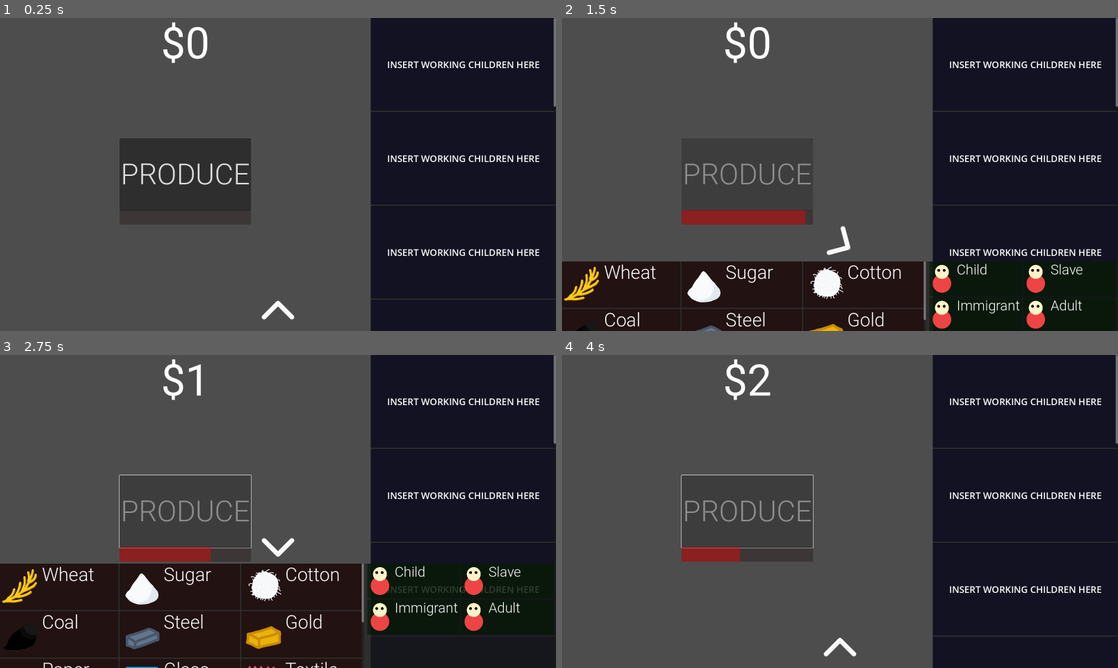
Above: before the commit, frames 1-4 (two rows, left to right).
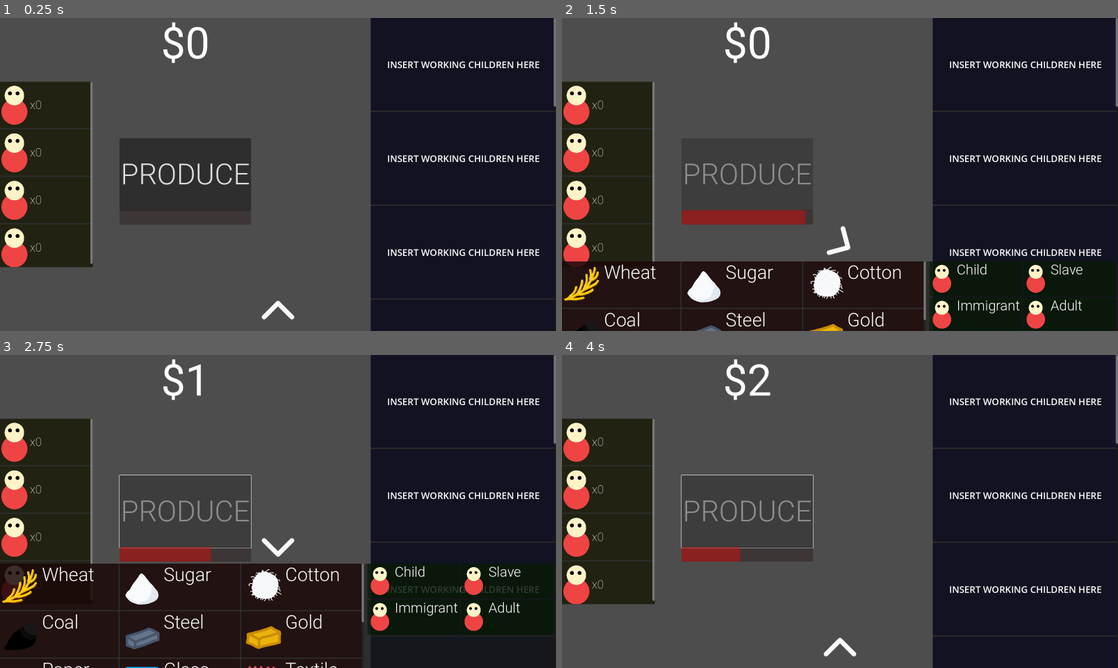
Above: after the commit, the same moments.

Repository: LowBudgetGameDev/Industrial-Revolution-Game
Game: Godot game, scene res://Scenes/Game_Scene.tscn
Two runs of this game, one before a commit and one after it. Both use one fixed random seed, a clock stepped at 60 frames per second and the inputs below.
Inputs (mouse positions are in pixels of both pictures, inside the frame that each line leads up to):
- Up to frame 1 (0.25 s): no input
- Up to frame 2 (1.5 s): click "PRODUCE" at 0.5 s; click (840, 312) at 1.25 s
- Up to frame 3 (2.75 s): click "PRODUCE" at 2 s
- Up to frame 4 (4 s): click (840, 545) at 2.75 s; click "PRODUCE" at 3.5 s

The runs differ from the first frame. In frame 1, 9.8% of the frame differs, in the area x 0-17%, y 20-80%; in frame 2, 9.5%; in frame 3, 7.9%; in frame 4, 9.8%.

Commit message:
made a menu to show how many of each person is currently hired but not working.

Diff:
--- /dev/null
+++ b/Scenes/HiredWorkersUI.tscn
@@ -0,0 +1,53 @@
+[gd_scene load_steps=4 format=3 uid="uid://cfh2si13l22lg"]
+
+[ext_resource type="PackedScene" uid="uid://bpx3he5kcmckm" path="res://Scenes/Human.tscn" id="1_63tl2"]
+[ext_resource type="Script" path="res://Scripts/HiredWorkerUI.gd" id="1_s0t40"]
+[ext_resource type="FontFile" uid="uid://bl1qtcrket7xy" path="res://Fonts/Roboto-Thin.ttf" id="2_5r4jb"]
+
+[node name="HiredWorkerUI" type="Control" node_paths=PackedStringArray("amount_text")]
+custom_minimum_size = Vector2(320, 160)
+layout_mode = 3
+anchors_preset = 15
+anchor_right = 1.0
+anchor_bottom = 1.0
+offset_right = -2880.0
+offset_bottom = -1620.0
+grow_horizontal = 2
+grow_vertical = 2
+script = ExtResource("1_s0t40")
+amount_text = NodePath("AmountText")
+
+[node name="Background" type="Panel" parent="."]
+self_modulate = Color(1, 1, 0, 1)
+layout_mode = 1
+anchors_preset = 15
+anchor_right = 1.0
+anchor_bottom = 1.0
+grow_horizontal = 2
+grow_vertical = 2
+
+[node name="Human" parent="." instance=ExtResource("1_63tl2")]
+layout_mode = 1
+offset_left = 5.0
+offset_top = 14.0
+offset_right = -59.0
+offset_bottom = 238.0
+scale = Vector2(0.35, 0.35)
+
+[node name="AmountText" type="RichTextLabel" parent="."]
+layout_mode = 1
+anchors_preset = 6
+anchor_left = 1.0
+anchor_top = 0.5
+anchor_right = 1.0
+anchor_bottom = 0.5
+offset_left = -217.0
+offset_top = -24.0
+offset_bottom = 24.0
+grow_horizontal = 0
+grow_vertical = 2
+theme_override_fonts/normal_font = ExtResource("2_5r4jb")
+theme_override_font_sizes/normal_font_size = 40
+text = "x999999999"
+fit_content = true
+autowrap_mode = 0
--- a/Scenes/MarketWorkerUI.tscn
+++ b/Scenes/MarketWorkerUI.tscn
@@ -4,7 +4,7 @@
 [ext_resource type="Script" path="res://Scripts/MarketWorkerUI.gd" id="1_t6bqr"]
 [ext_resource type="FontFile" uid="uid://dtxa1ss1665cq" path="res://Fonts/Roboto-Light.ttf" id="2_lavk4"]
 
-[node name="MarketWorkerUI" type="Control" node_paths=PackedStringArray("workerNameText")]
+[node name="MarketWorkerUI" type="Control" node_paths=PackedStringArray("worker_name_text")]
 custom_minimum_size = Vector2(320, 120)
 layout_mode = 3
 anchors_preset = 15
@@ -15,7 +15,7 @@
 grow_horizontal = 2
 grow_vertical = 2
 script = ExtResource("1_t6bqr")
-workerNameText = NodePath("WorkerName")
+worker_name_text = NodePath("WorkerName")
 
 [node name="Panel" type="Panel" parent="."]
 self_modulate = Color(0, 1, 0, 1)
--- a/Scenes/UI.tscn
+++ b/Scenes/UI.tscn
@@ -6,6 +6,7 @@
 [ext_resource type="Script" path="res://Scripts/ProductionUI.gd" id="3_kiki1"]
 [ext_resource type="Script" path="res://Scripts/WorkerUI.gd" id="5_ifyan"]
 [ext_resource type="Script" path="res://Scripts/MarketUI.gd" id="6_gb3wx"]
+[ext_resource type="Script" path="res://Scripts/HiredUI.gd" id="6_yig5t"]
 [ext_resource type="Texture2D" uid="uid://cvt35tnn2auol" path="res://Textures/up_arrow.svg" id="7_j40nc"]
 
 [sub_resource type="Animation" id="Animation_3uiaw"]
@@ -171,6 +172,37 @@
 [node name="AssetWorkerContainer" type="VBoxContainer" parent="ChildLaborUI/ScrollContainer"]
 layout_mode = 2
 
+[node name="HiredChildrenUI" type="Control" parent="." node_paths=PackedStringArray("hired_worker_container")]
+layout_mode = 1
+anchors_preset = 4
+anchor_top = 0.5
+anchor_bottom = 0.5
+offset_top = -320.0
+offset_right = 320.0
+offset_bottom = 320.0
+grow_vertical = 2
+script = ExtResource("6_yig5t")
+hired_worker_container = NodePath("ScrollContainer/HiredWorkersContainer")
+
+[node name="Background" type="Panel" parent="HiredChildrenUI"]
+layout_mode = 1
+anchors_preset = 15
+anchor_right = 1.0
+anchor_bottom = 1.0
+grow_horizontal = 2
+grow_vertical = 2
+
+[node name="ScrollContainer" type="ScrollContainer" parent="HiredChildrenUI"]
+layout_mode = 1
+anchors_preset = 15
+anchor_right = 1.0
+anchor_bottom = 1.0
+grow_horizontal = 2
+grow_vertical = 2
+
+[node name="HiredWorkersContainer" type="VBoxContainer" parent="HiredChildrenUI/ScrollContainer"]
+layout_mode = 2
+
 [node name="MarketUI" type="Control" parent="." node_paths=PackedStringArray("open_button", "animation_player", "market_asset_container", "market_worker_container")]
 layout_mode = 1
 anchors_preset = 7
--- /dev/null
+++ b/Scripts/HiredUI.gd
@@ -0,0 +1,14 @@
+extends Control
+
+@export var hired_worker_container : VBoxContainer
+
+var _hired_worker : PackedScene
+
+func _ready():
+    _hired_worker = preload("res://Scenes/HiredWorkersUI.tscn")
+
+    for human in WorkerManager.Worker_Enum.keys():
+        var hir_wor = _hired_worker.instantiate()
+        hir_wor.worker = human
+        hir_wor.init()
+        hired_worker_container.add_child(hir_wor)
--- /dev/null
+++ b/Scripts/HiredWorkerUI.gd
@@ -0,0 +1,9 @@
+extends Control
+
+class_name HiredWorkerUI
+
+@export var amount_text : RichTextLabel
+@export var worker : String
+
+func init():
+    amount_text.text = "x" + str(WorkerManager.instance.get_amount_workers_hired(worker))
--- a/Scripts/MarketWorkerUI.gd
+++ b/Scripts/MarketWorkerUI.gd
@@ -2,8 +2,8 @@
 
 class_name MarketWorkerUI
 
-@export var workerNameText : RichTextLabel
+@export var worker_name_text : RichTextLabel
 @export var worker : Worker
 
 func init():
-    workerNameText.text = worker.name
+	worker_name_text.text = worker.name
--- a/Scripts/WorkerManager.gd
+++ b/Scripts/WorkerManager.gd
@@ -6,10 +6,16 @@
 
 static var instance : WorkerManager
 
+var _hired_workers_dictionary : Dictionary = {}
+var _working_workers_dictionary : Dictionary = {}
 var _worker_resource_dictionary : Dictionary = {}
 
 func _init():
 	instance = self
+
+	for worker in Worker_Enum.keys():
+		_hired_workers_dictionary[worker] = 0
+		_working_workers_dictionary[worker] = 0
 
 	for worker in Worker_Enum.keys():
 		var resource = load("res://Resources/Workers/" + str(worker) + ".tres")
@@ -17,3 +23,9 @@
 
 func get_worker_resource(worker: String) -> Worker:
 	return _worker_resource_dictionary[worker]
+
+func get_amount_workers_hired(worker: String) -> int:
+	return _hired_workers_dictionary[worker]
+
+func get_amount_working_workers(worker: String) -> int:
+	return _working_workers_dictionary[worker]
Not shown: 1 places in Scenes/UI.tscn that only renumber resources
